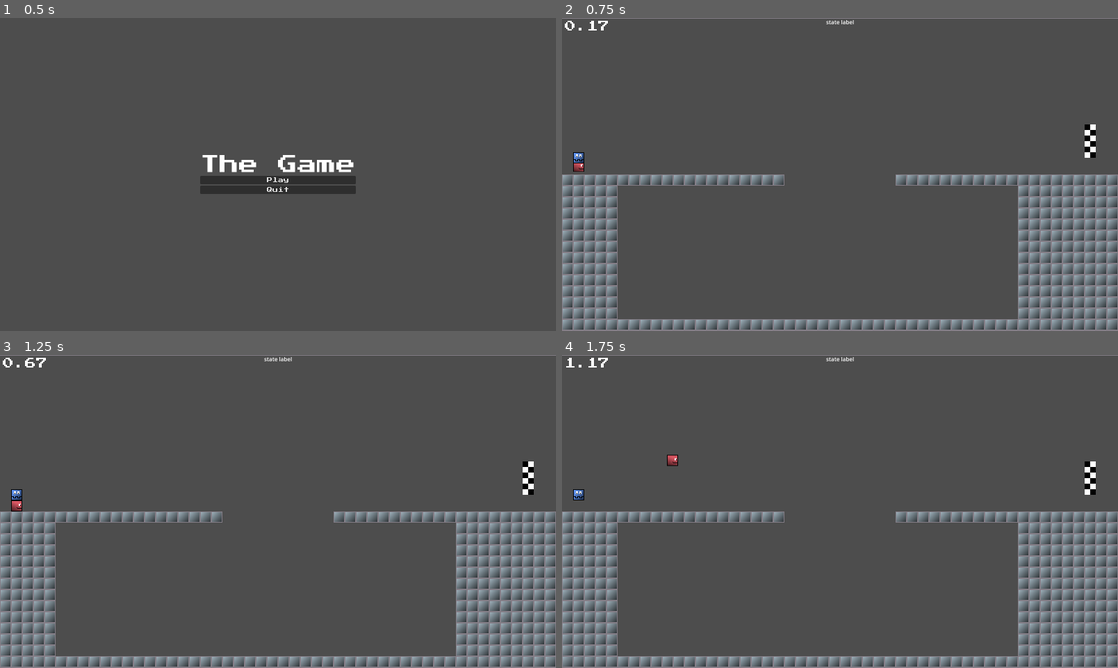
Above: before the commit, frames 1-4 (two rows, left to right).
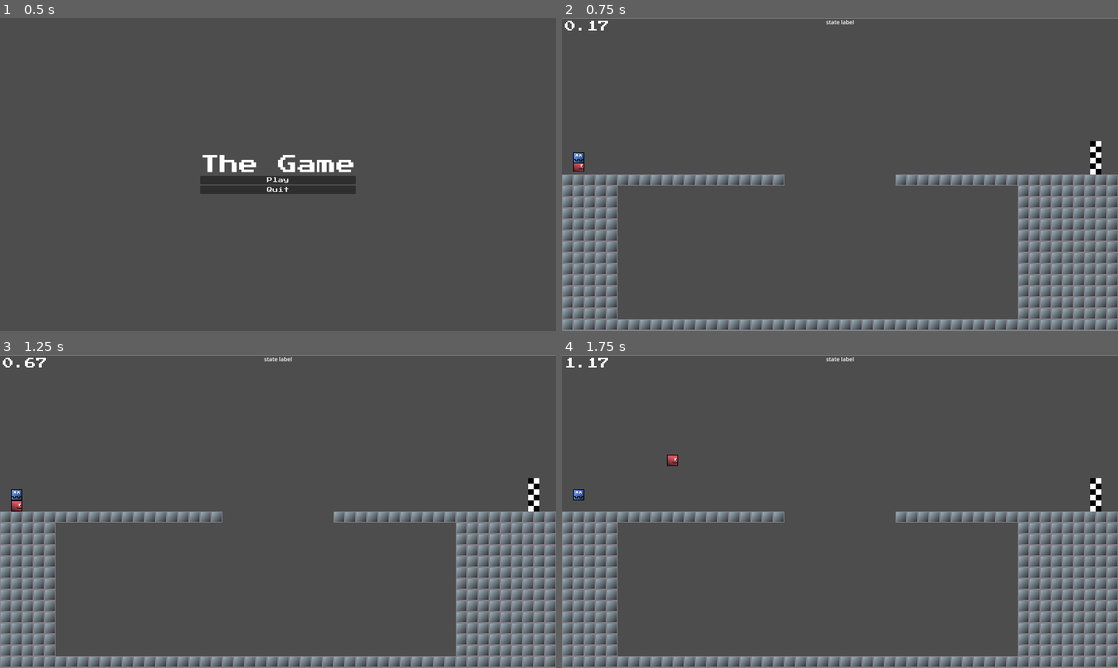
Above: after the commit, the same moments.

Repository: mdawso/dissertation
Game: Godot game, scene res://scenes/main.tscn
Same seed, same stepped clock (60 frames per second), same inputs: the game is played once before the commit and once after it.
Inputs:
- Up to frame 1 (0.5 s): no input
- Up to frame 2 (0.75 s): click "Play" at 0.5 s
- Up to frame 3 (1.25 s): no input
- Up to frame 4 (1.75 s): hold Right (right) from 1.28 s (still down); tap Space (jump) at 1.52 s

Frame 1 is identical in both runs. In frame 2, 0.3% of the frame differs, in the area x 94-97%, y 34-50%; in frame 3, 0.3%; in frame 4, 0.3%.

Commit message:
this stupid 4.4 dont work

Diff:
--- a/scenes/ai_player_v2.tscn
+++ b/scenes/ai_player_v2.tscn
@@ -12,6 +12,7 @@
 script = ExtResource("1_hnukh")
 
 [node name="CollisionShape2D" type="CollisionShape2D" parent="."]
+unique_name_in_owner = true
 shape = SubResource("RectangleShape2D_dr2ca")
 
 [node name="Sprite2D" type="Sprite2D" parent="."]
--- a/scenes/finish_line.tscn
+++ b/scenes/finish_line.tscn
@@ -4,6 +4,8 @@
 
 [sub_resource type="GDScript" id="GDScript_f388f"]
 script/source = "extends Area2D
+
+@onready var collision_shape_2d: CollisionShape2D = %CollisionShape2D
 
 func _ready() -> void:
 	Globals.FinishLine = self
@@ -23,6 +25,7 @@
 script = SubResource("GDScript_f388f")
 
 [node name="CollisionShape2D" type="CollisionShape2D" parent="."]
+unique_name_in_owner = true
 position = Vector2(0, -24)
 shape = SubResource("RectangleShape2D_ca68p")
 
--- a/scenes/game.tscn
+++ b/scenes/game.tscn
@@ -41,7 +41,7 @@
 [node name="AISpawn" parent="Spawns" instance=ExtResource("4_8u3dy")]
 
 [node name="FinishLine" parent="." instance=ExtResource("3_2lyf8")]
-position = Vector2(360, -24)
+position = Vector2(368, 0)
 
 [node name="KillPlane" parent="." instance=ExtResource("6_i3a8q")]
 position = Vector2(0, 200)
--- a/scripts/ai_player_v2.gd
+++ b/scripts/ai_player_v2.gd
@@ -1,3 +1,7 @@
+# TODO player needs to be able to see the finish line
+# TODO convert finish line to custom tile
+# TODO add special reward when the player is touching the finish line
+
 extends CharacterBody2D
 
 var peer : StreamPeerTCP
@@ -18,6 +22,7 @@
 @onready var debug_finish_line_vector_length_label: Label = %DEBUG_FinishLineVectorLengthLabel
 @onready var debug_state_label: Label = %DEBUG_StateLabel
 @onready var debug_visible_tile_labels: Node2D = %DEBUG_VisibleTileLabels
+@onready var collision_shape_2d: CollisionShape2D = %CollisionShape2D
 
 var spawnPosition : Vector2
 
@@ -92,6 +97,10 @@
 
 	if Globals.FinishLine:
 
+		print(collision_shape_2d.shape.get_rect())
+		print(Globals.FinishLine.collision_shape_2d.shape.get_rect())
+		if not collision_shape_2d.shape.get_rect().intersects(Globals.FinishLine.collision_shape_2d.shape.get_rect()):
+
 			var vecToFinishLine : Vector2 = Globals.FinishLine.global_position - self.global_position
 			finish_line_raycast.set_target_position(vecToFinishLine)
 			distToFinishLine = vecToFinishLine.length()
Not shown, changed: python/server_notebook.ipynb
